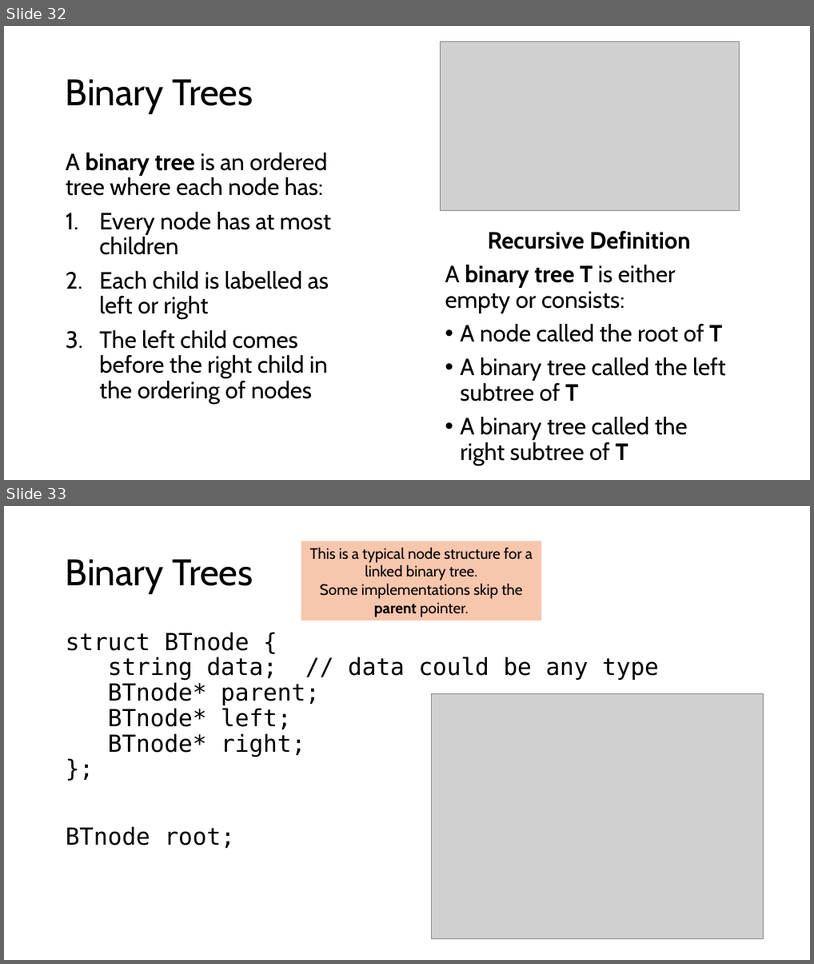
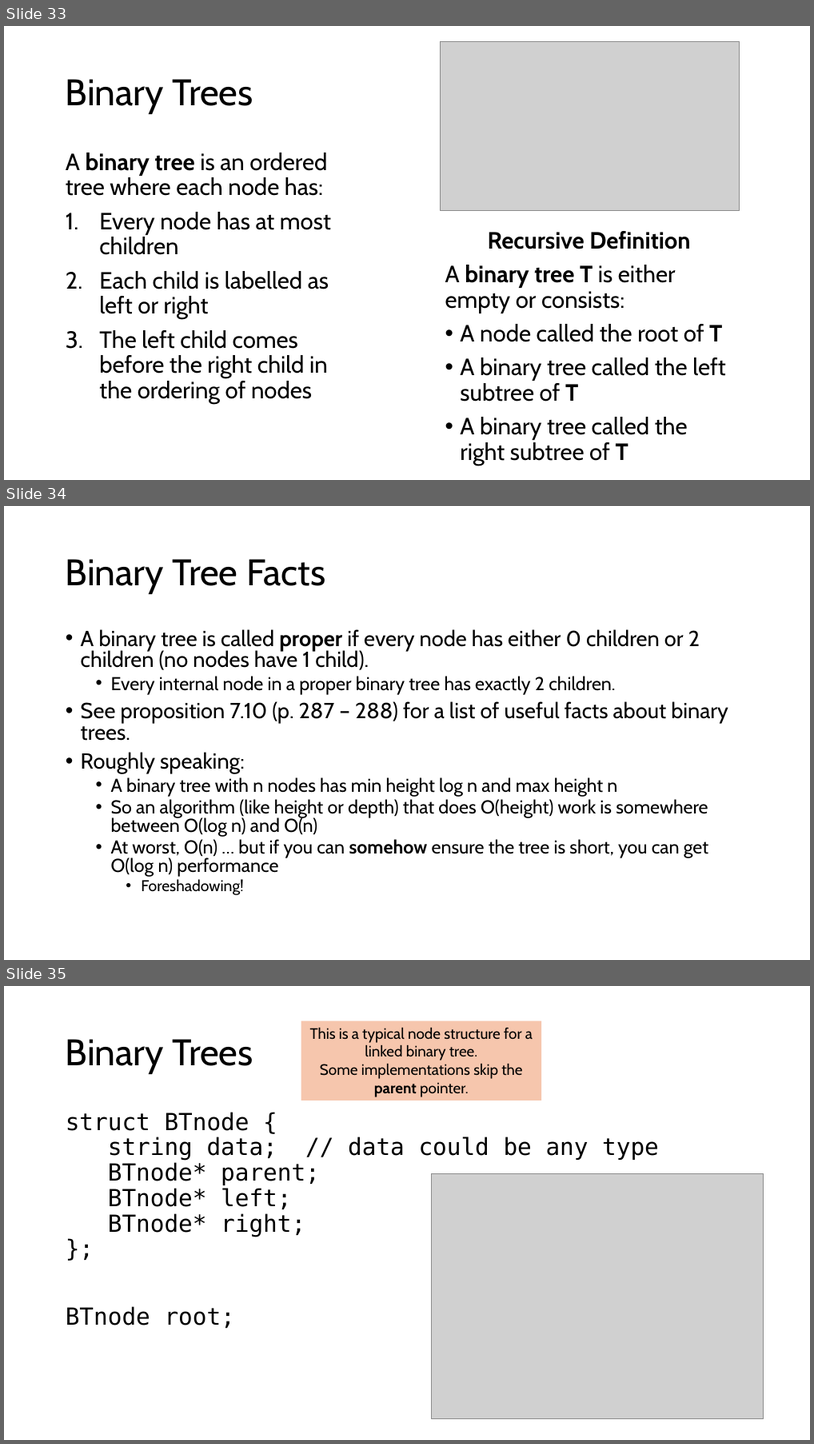
Before and after one commit to sotasota-sfu/cmpt225Summer2026, a slide deck: lectures/lecture12_13_14/lecture_trees.pptx. Shown one above the other, each under a label of ours: slides 32 and 33 before the commit, slides 33, 34 and 35 after it. The pictures are 814x964 and 814x1444 pixels, drawn with LibreOffice and Linux fonts; fonts in the diff are those of the drawing; grey boxes stand for pictures. Boxes give left, top, right and bottom in pixels: in the first picture for what was removed or moved away, otherwise in the second. Text is boxed around its words. In the diff, an @@ line names an element or a change of style, - is before the commit and + after.

```diff
--- a/lectures/lecture12_13_14/lecture_trees.pptx
+++ b/lectures/lecture12_13_14/lecture_trees.pptx
@@ slide 34 added at (4, 506, 810, 960), background #FFFFFF @@
@@ title added at (66, 559, 326, 594), 44 pt, text #000000 @@
+Binary Tree Facts
@@ text added at (81, 629, 729, 895), 22.2 pt, text #000000 @@
+• A binary tree is called proper if every node has either 0 children or 2 children (no nodes have 1 child).
+  • Every internal node in a proper binary tree has exactly 2 children.
+• See proposition 7.10 (p. 287 – 288) for a list of useful facts about binary trees.
+• Roughly speaking:
+  • A binary tree with n nodes has min height log n and max height n
+  • So an algorithm (like height or depth) that does O(height) work is somewhere between O(log n) and O(n)
+  • At worst, O(n) … but if you can somehow ensure the tree is short, you can get O(log n) performance
+    • Foreshadowing!
@@ what was slide 32 is now slide 33 @@
@@ what was slide 33 is now slide 35 @@
```
Also in this commit, not shown: 6 slides changed, 2 other slides added, 1 other file.
